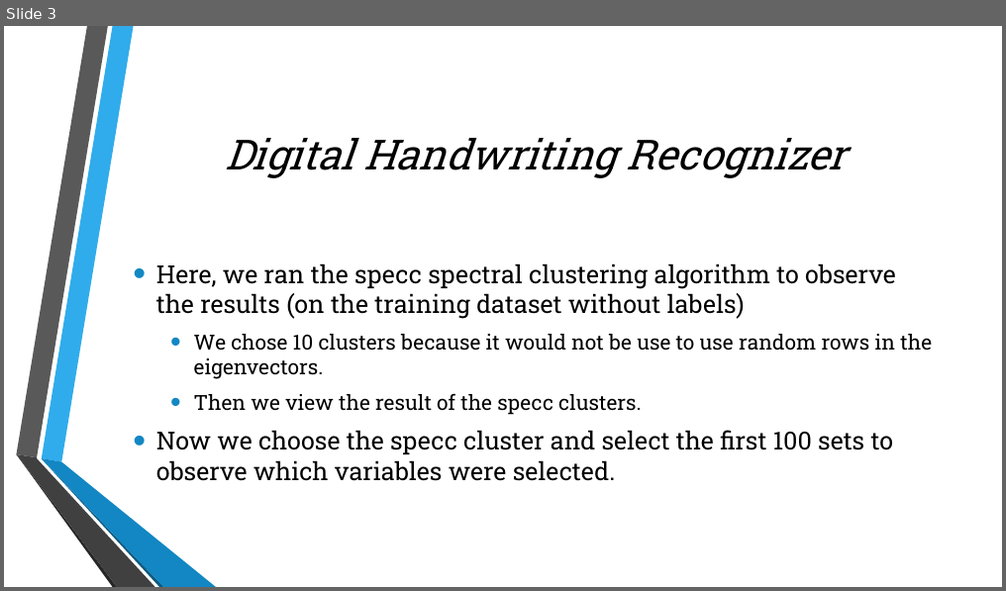
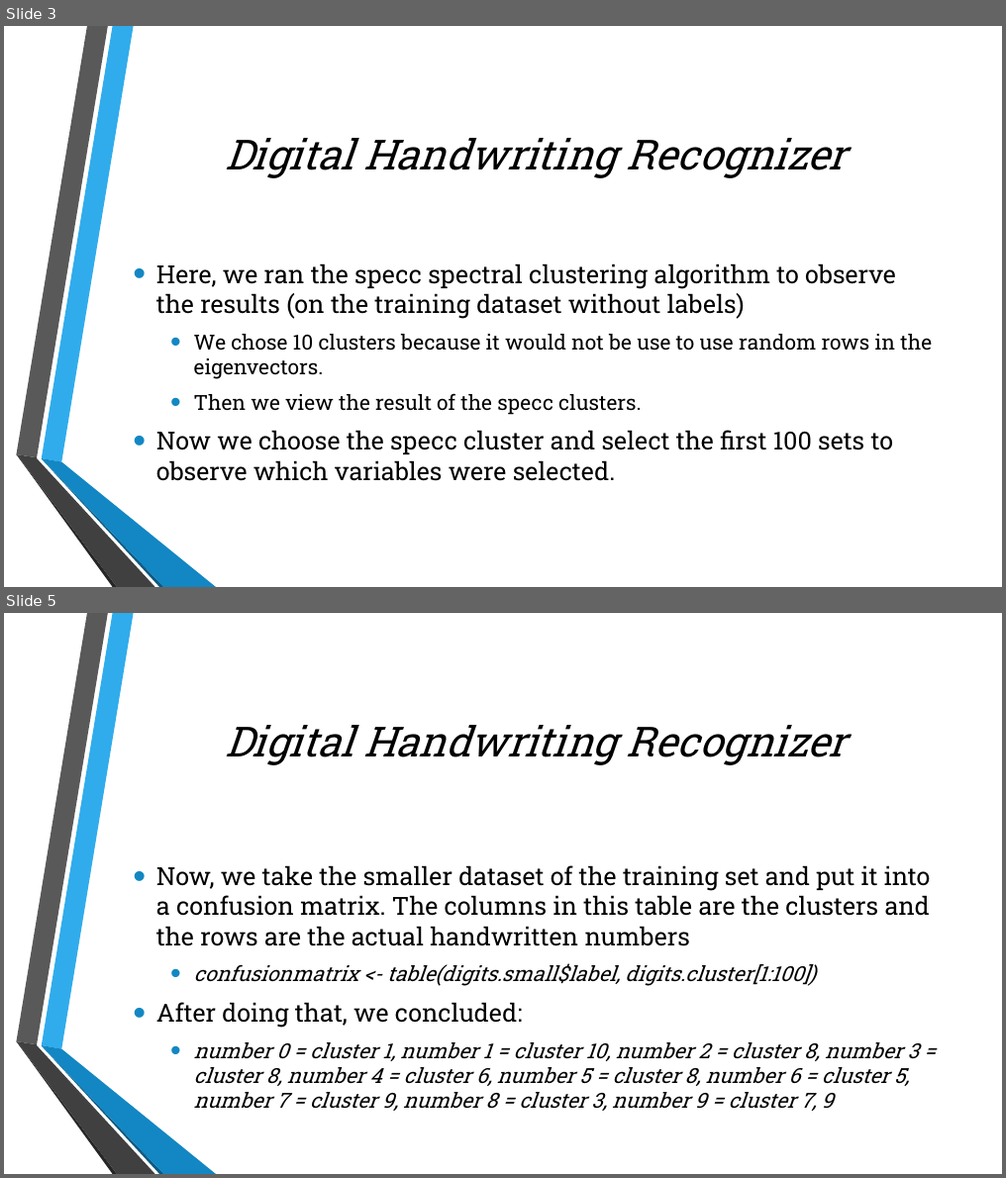
Before and after one commit to julielinx/Final-_Project, a slide deck: Presentation1.pptx. Shown one above the other, each under a label of ours: slide 3 before the commit, slides 3 and 5 after it; the slides between them are not shown. The pictures are 1006x591 and 1006x1178 pixels, drawn with LibreOffice and Linux fonts; fonts in the diff are those of the drawing; background and template pictures are left out. Boxes give left, top, right and bottom in pixels: in the first picture for what was removed or moved away, otherwise in the second. Text is boxed around its words. In the diff, an @@ line names an element or a change of style, - is before the commit and + after.

Commit message:
R code and csv dataset by @AnaniSkywalker

```diff
--- a/Presentation1.pptx
+++ b/Presentation1.pptx
@@ slide 5 added at bbox=[4, 613, 1002, 1174], background picture (left out); not listed: 6 template elements that a slide beside it also shows @@
@@ title added at bbox=[225, 725, 846, 765], 40 pt, text #000000, italic @@
+Digital Handwriting Recognizer
@@ text added at bbox=[156, 865, 931, 1111], 20 pt, text #000000, italic @@
+• Now, we take the smaller dataset of the training set and put it into a confusion matrix. The columns in this table are the clusters and the rows are the actual handwritten numbers
+  • confusionmatrix <- table(digits.small$label, digits.cluster[1:100])
+• After doing that, we concluded:
+  • number 0 = cluster 1, number 1 = cluster 10, number 2 = cluster 8, number 3 = cluster 8, number 4 = cluster 6, number 5 = cluster 8, number 6 = cluster 5, number 7 = cluster 9, number 8 = cluster 3, number 9 = cluster 7, 9
```
Also in this commit, not shown: 1 slide changed, 1 other slide added.
